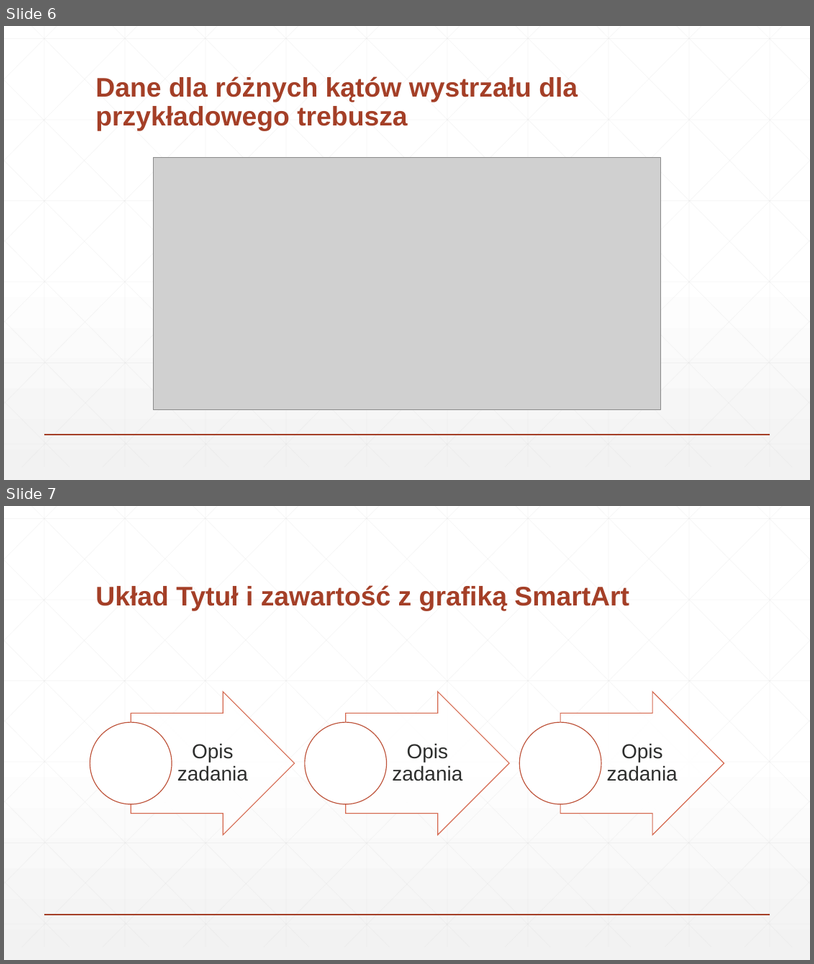
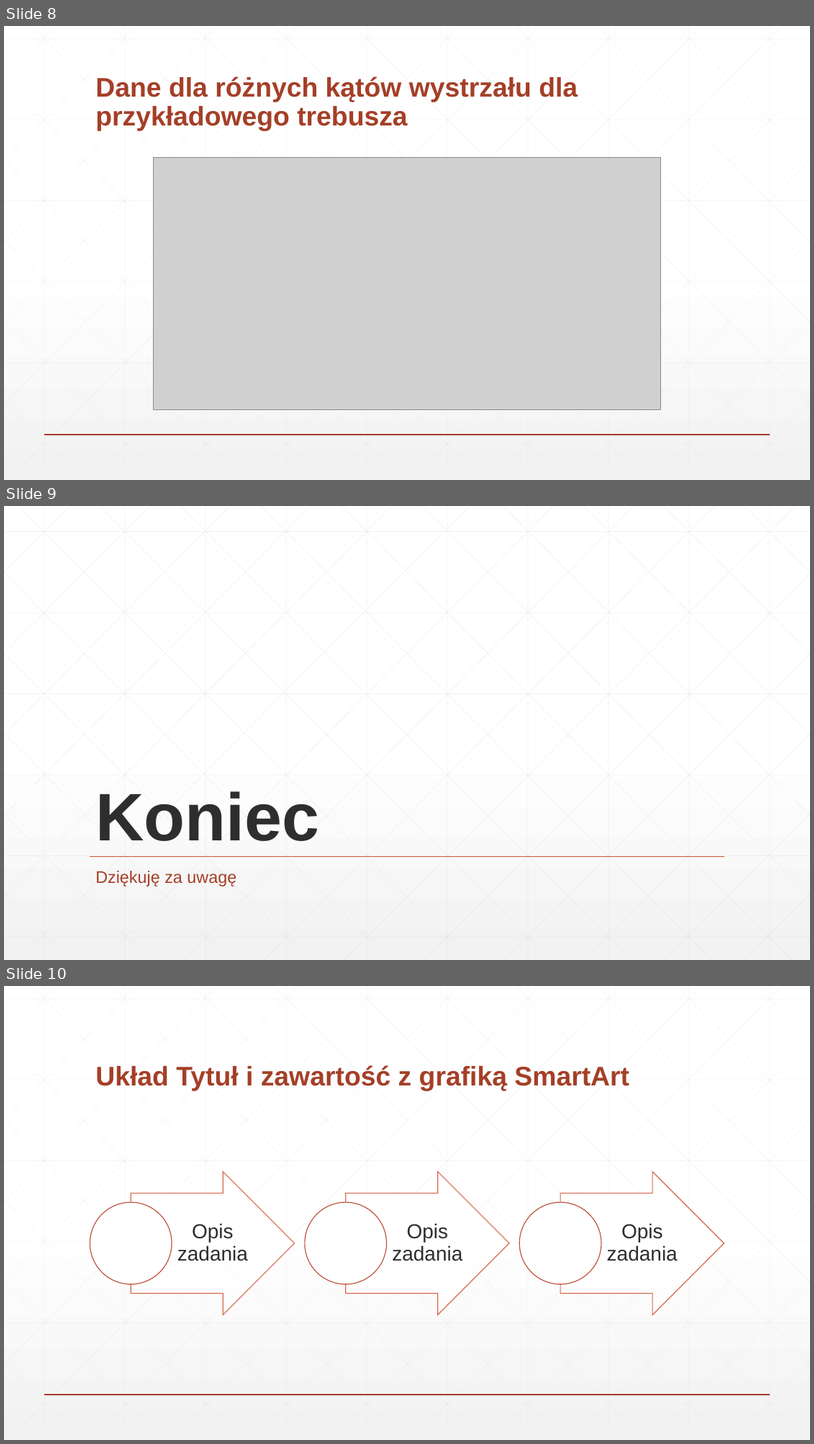
Before and after one commit to Xenvar2307/MiSK-project, a slide deck: Materiały/Prezentacja.pptx. Shown one above the other, each under a label of ours: slides 6 and 7 before the commit, slides 8, 9 and 10 after it. The pictures are 814x964 and 814x1444 pixels, drawn with LibreOffice and Linux fonts; fonts in the diff are those of the drawing; grey boxes stand for pictures. Boxes give left, top, right and bottom in pixels: in the first picture for what was removed or moved away, otherwise in the second. Text is boxed around its words. In the diff, an @@ line names an element or a change of style, - is before the commit and + after.

```diff
--- a/Materiały/Prezentacja.pptx
+++ b/Materiały/Prezentacja.pptx
@@ slide 9 added at [4,506,810,960], background gradient #FFFFFF to #F2F2F2 @@
@@ title added at [95,791,319,841], 80 pt, text #2D2E2D, bold @@
+Koniec
@@ line added from (90, 856) to (725, 856), #D15A3E 1 pt @@
@@ subtitle added at [95,870,237,886], 20 pt, text #A43F27 @@
+Dziękuję za uwagę
@@ group added at [4,506,810,960]: 46 lines @@
@@ what was slide 6 is now slide 8 @@
@@ what was slide 7 is now slide 10 @@
```
Also in this commit, not shown: 1 slide changed, 3 other slides added, 1 slide removed.
